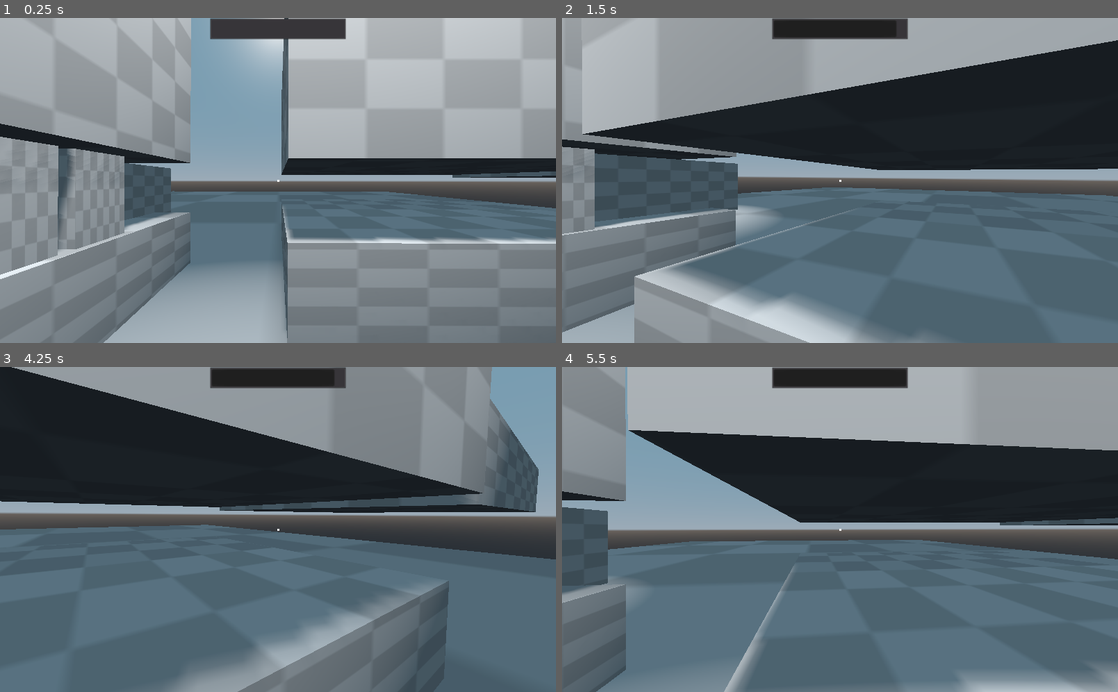
Above: before the commit, frames 1-4 (two rows, left to right).
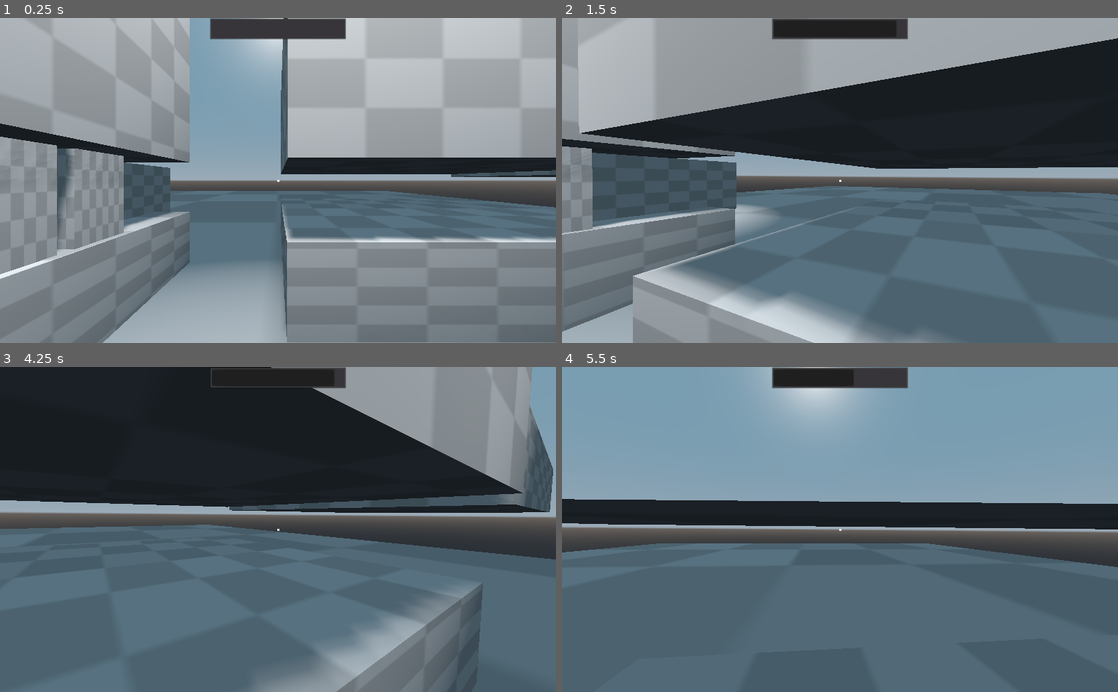
Above: after the commit, the same moments.

Repository: awnagel/Godot-Thief-Controller
Game: Godot game, scene res://scenes/Demo.tscn
The game is run twice, just before and just after one commit, with the same random seed, the same clock (stepped at 60 frames per second) and the same inputs. The project has no main scene, so this scene is started directly.
Inputs (mouse positions are in pixels of both pictures, inside the frame that each line leads up to):
- Up to frame 1 (0.25 s): no input
- Up to frame 2 (1.5 s): move the mouse to (867, 180) at 0.52 s; press the mouse at (867, 180) at 0.53 s; hold W (forward) from 0.53 s (still down); move the mouse to (812, 180) at 1.27 s; release the mouse at (812, 180) at 1.28 s; tap Space (clamber) at 1.35 s
- Up to frame 3 (4.25 s): keep holding W (forward); click (250, 529) at 1.55 s; move the mouse to (289, 523) at 2.02 s; hold Ctrl (crouch) 2.03-2.78 s; click (289, 523) at 2.3 s; move the mouse to (272, 536) at 2.77 s; tap E (lean) at 2.85 s; click (272, 536) at 3.05 s; move the mouse to (316, 532) at 3.52 s; press the mouse at (316, 532) at 3.53 s; tap F1 (noclip, bound only after the commit) at 4.15 s
- Up to frame 4 (5.5 s): keep holding W (forward); move the mouse to (795, 526) at 4.27 s; release the mouse at (795, 526) at 4.28 s; right-click (795, 526) at 4.35 s; click (795, 526) at 4.55 s; move the mouse to (845, 529) at 5.02 s; hold Shift (sneak) from 5.03 s (still down); click (845, 529) at 5.3 s

The runs differ from the first frame. In frame 1, 1.7% of the frame differs, in the area x 0-100%, y 0-100%; in frame 2, 2.7%; in frame 3, 22%; in frame 4, 45%.

Commit message:
Drag check rework and noclip button.
Before dragging, will now check if the player is on top of the rigidbody.

Diff:
--- a/project.godot
+++ b/project.godot
@@ -105,6 +105,11 @@
 "events": [ Object(InputEventMouseButton,"resource_local_to_scene":false,"resource_name":"","device":0,"alt":false,"shi …(212 unchanged characters)…
  ]
 }
+noclip={
+"deadzone": 0.5,
+"events": [ Object(InputEventKey,"resource_local_to_scene":false,"resource_name":"","device":0,"alt":false,"shift":false,"control":false,"meta":false,"command":false,"pressed":false,"scancode":16777244,"unicode":0,"echo":false,"script":null)
+ ]
+}
 
 [rendering]
 
--- a/scripts/player/player.gd
+++ b/scripts/player/player.gd
@@ -107,6 +107,10 @@
 				_walk(delta, 0.75)
 				return
 
+			if Input.is_action_just_pressed("noclip"):
+				state = State.STATE_NOCLIP
+				return
+
 			_walk(delta)
 
 		State.STATE_CROUCHING:
@@ -150,6 +154,10 @@
 				return
 
 		State.STATE_NOCLIP:
+			if Input.is_action_just_pressed("noclip"):
+				state = State.STATE_WALKING
+				return
+
 			collision_layer = 2
 			collision_mask = 2
 			_noclip_walk()
@@ -211,9 +219,9 @@
 	velocity = move_and_slide((velocity * speed_mod) + get_floor_velocity(),
 			Vector3.UP, true, 4, PI, false)
 
-	if is_on_floor() and !grounded and state != State.STATE_CROUCHING:
+	if is_on_floor() and !grounded and state != State.STATE_CROUCHING and _camera.stress < 0.1:
 		_audio_player.play_land_sound()
-		_camera.add_stress(0.35)
+		_camera.add_stress(0.15)
 
 	grounded = is_on_floor()
 
@@ -349,6 +357,13 @@
 				if c.scale > (Vector3.ONE * 5):
 					return
 
+				var w = get_world().direct_space_state
+				var r = w.intersect_ray(c.global_transform.origin,
+						c.global_transform.origin + Vector3.UP * 0.5)
+
+				if r and r.collider == self:
+					return
+
 				drag_object = c
 				drag_object.linear_velocity = Vector3.ZERO
 			elif c.has_method("on_frob"):
